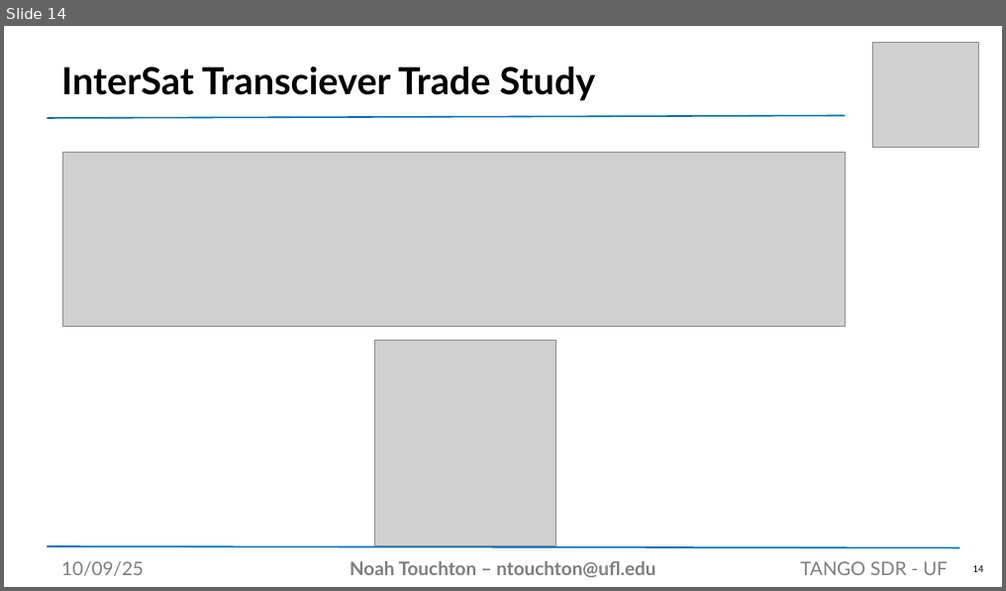
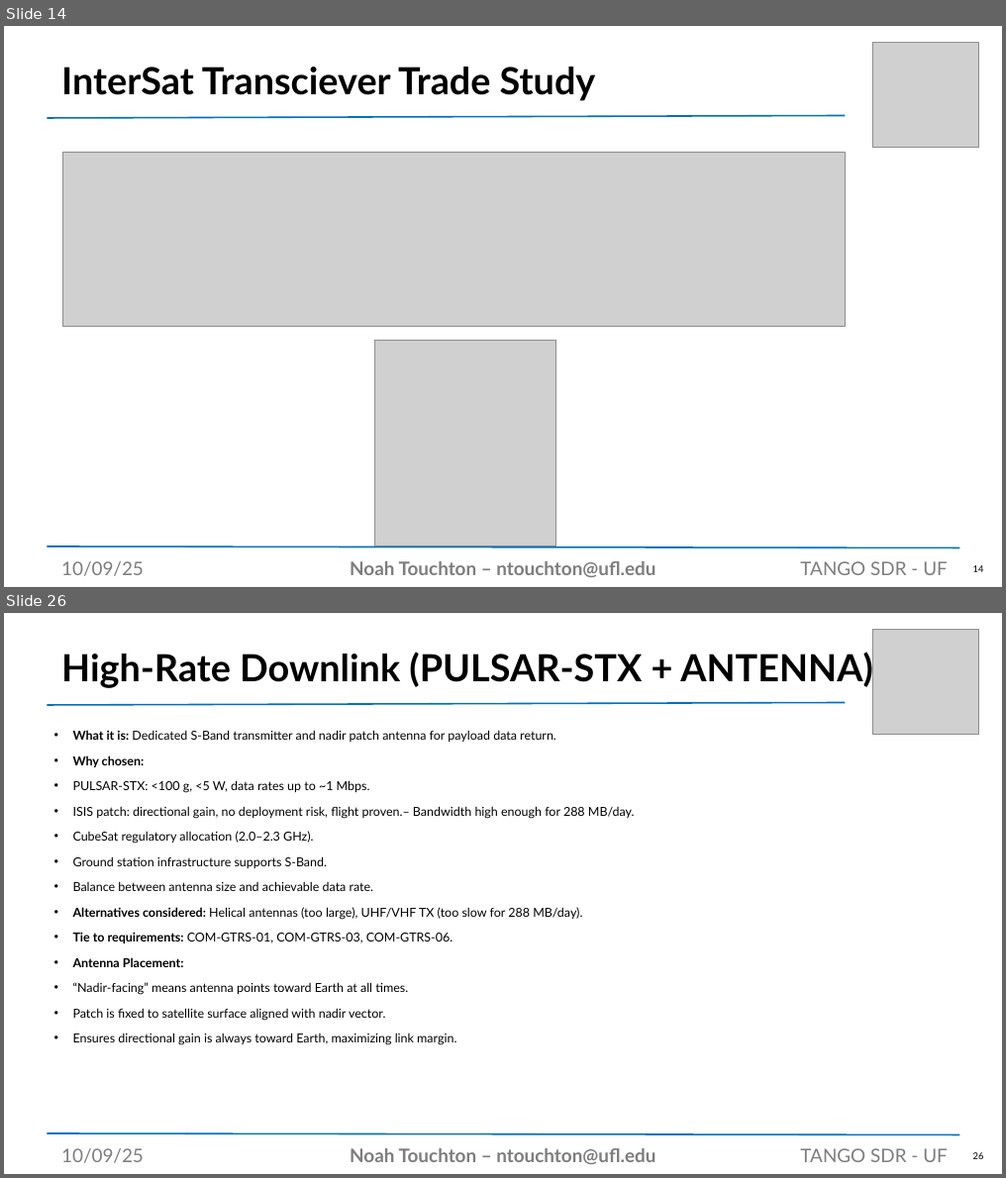
Before and after one commit to noahtouchton/School, a slide deck: Fall 2025/Aero Design 1/PowerPoint/SDR Presentation Template.pptx. Shown one above the other, each under a label of ours: slide 14 before the commit, slides 14 and 26 after it; the slides between them are not shown. The pictures are 1006x591 and 1006x1178 pixels, drawn with LibreOffice and Linux fonts; fonts in the diff are those of the drawing; grey boxes stand for pictures. Boxes give left, top, right and bottom in pixels: in the first picture for what was removed or moved away, otherwise in the second. Text is boxed around its words. In the diff, an @@ line names an element or a change of style, - is before the commit and + after.

```diff
--- a/Fall 2025/Aero Design 1/PowerPoint/SDR Presentation Template.pptx
+++ b/Fall 2025/Aero Design 1/PowerPoint/SDR Presentation Template.pptx
@@ slide 26 added at bbox=[4, 613, 1002, 1174], background #FFFFFF @@
@@ picture added at bbox=[872, 629, 979, 735] @@
@@ title added at bbox=[61, 649, 873, 688], 36 pt, text #000000, bold @@
+High-Rate Downlink (PULSAR-STX + ANTENNA)
@@ line added from (48, 705) to (846, 703), #0070C0 1.5 pt @@
@@ text added at bbox=[73, 730, 635, 1046], 11.9 pt, text #000000 @@
+• What it is: Dedicated S-Band transmitter and nadir patch antenna for payload data return.
+• Why chosen:
+• PULSAR-STX: <100 g, <5 W, data rates up to ~1 Mbps.
+• ISIS patch: directional gain, no deployment risk, flight proven.– Bandwidth high enough for 288 MB/day.
+• CubeSat regulatory allocation (2.0–2.3 GHz).
+• Ground station infrastructure supports S-Band.
+• Balance between antenna size and achievable data rate.
+• Alternatives considered: Helical antennas (too large), UHF/VHF TX (too slow for 288 MB/day).
+• Tie to requirements: COM-GTRS-01, COM-GTRS-03, COM-GTRS-06.
+• Antenna Placement:
+• “Nadir-facing” means antenna points toward Earth at all times.
+• Patch is fixed to satellite surface aligned with nadir vector.
+• Ensures directional gain is always toward Earth, maximizing link margin.
@@ line added from (48, 1134) to (960, 1136), #0070C0 1.5 pt @@
@@ text added at bbox=[61, 1149, 144, 1163], 18 pt, text #7D7D7D @@
+10/09/25
@@ text added at bbox=[350, 1149, 655, 1164], 18 pt, text #7D7D7D, bold @@
+Noah Touchton – ntouchton@ufl.edu
@@ text added at bbox=[800, 1149, 947, 1162], 18 pt, text #7D7D7D @@
+TANGO SDR - UF
@@ page number added at bbox=[973, 1153, 984, 1159], 9 pt, text #000000 @@
+26
```
Also in this commit, not shown: 6 slides changed, 18 other slides added, 2 slides removed, 5 other files.
